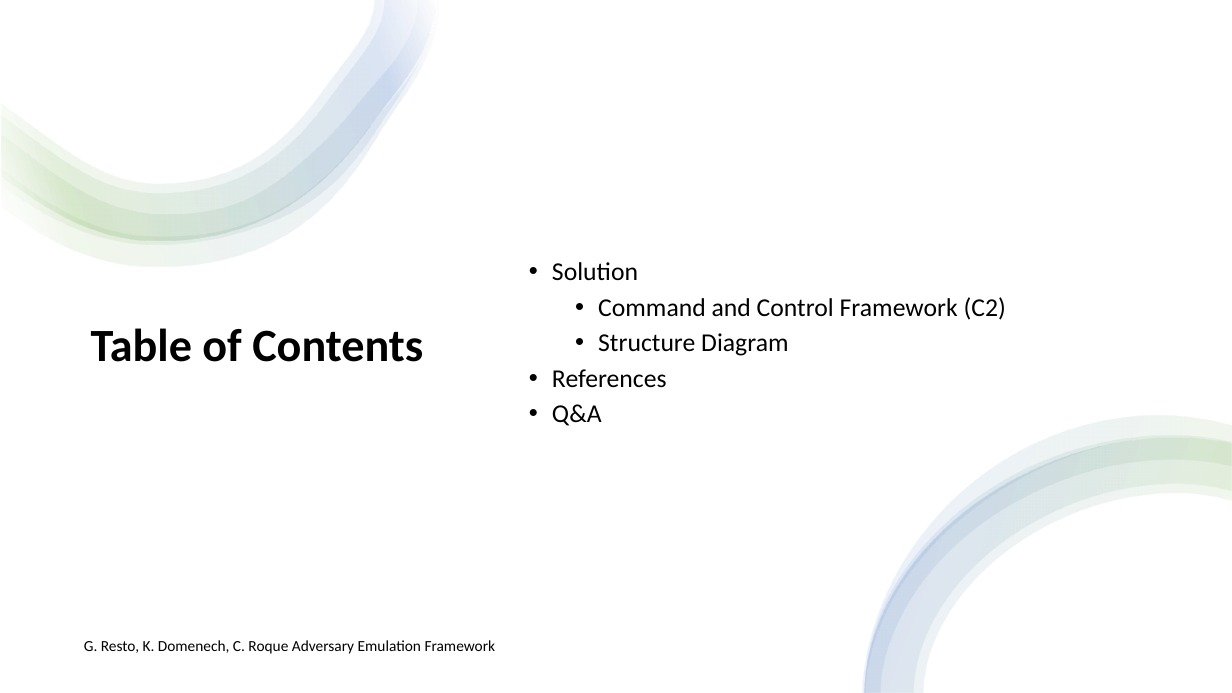
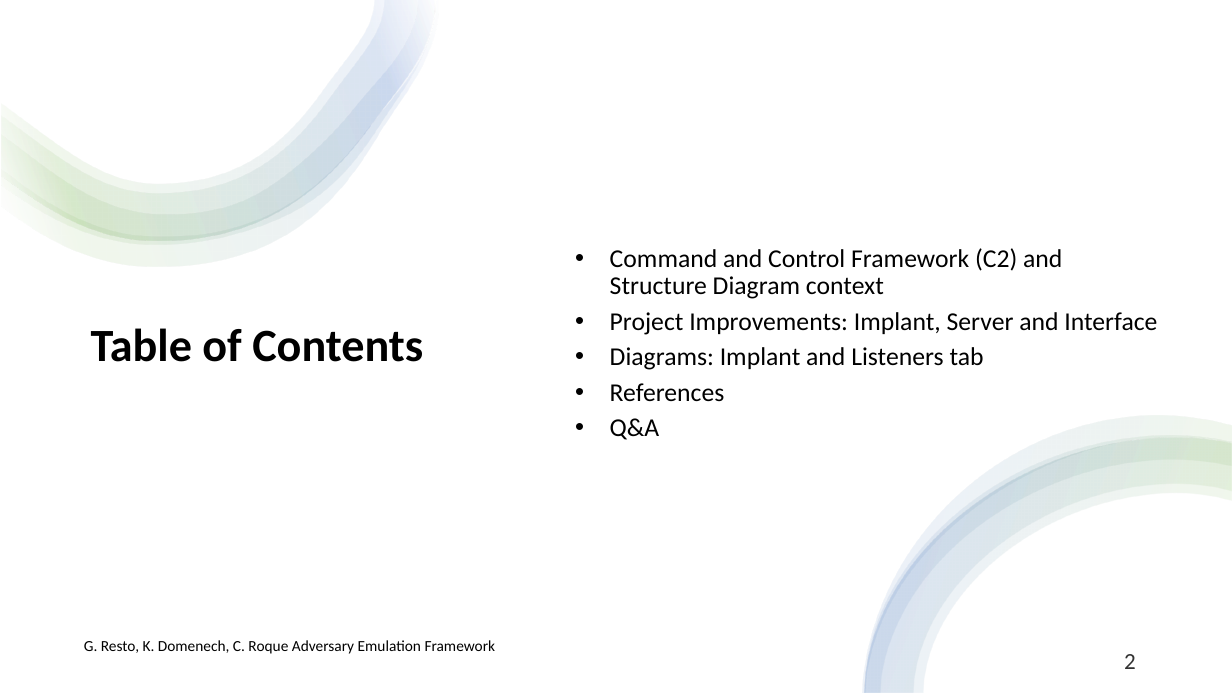
Before and after one commit to racoten/Capstone, a slide deck: slide 2 of Design/Capstone 2 Presentation.pptx. Drawn at 1232x693 pixels with LibreOffice and Linux fonts; fonts in the diff are those of the drawing. Boxes give left, top, right and bottom in pixels: in the first picture for what was removed or moved away, otherwise in the second. Text is boxed around its words. In the diff, an @@ line names an element or a change of style, - is before the commit and + after.

```diff
--- a/Design/Capstone 2 Presentation.pptx
+++ b/Design/Capstone 2 Presentation.pptx
@@ text at [610, 248, 1157, 370]: text changed @@
-• Solution
-  • Command and Control Framework (C2)
-  • Structure Diagram
+  • Command and Control Framework (C2) and Structure Diagram context
+  • Project Improvements: Implant, Server and Interface
+  • Diagrams: Implant and Listeners tab
@@ text at [610, 383, 725, 440]: list level 1 to 2 in "References"; list level 1 to 2 in "Q&A" @@
@@ text added at [1124, 654, 1136, 669], 18 pt, text #000000 at 80% opacity @@
+2
```
Also in this commit, not shown: 10 other slides changed, 3 slides added, 28 other files.
